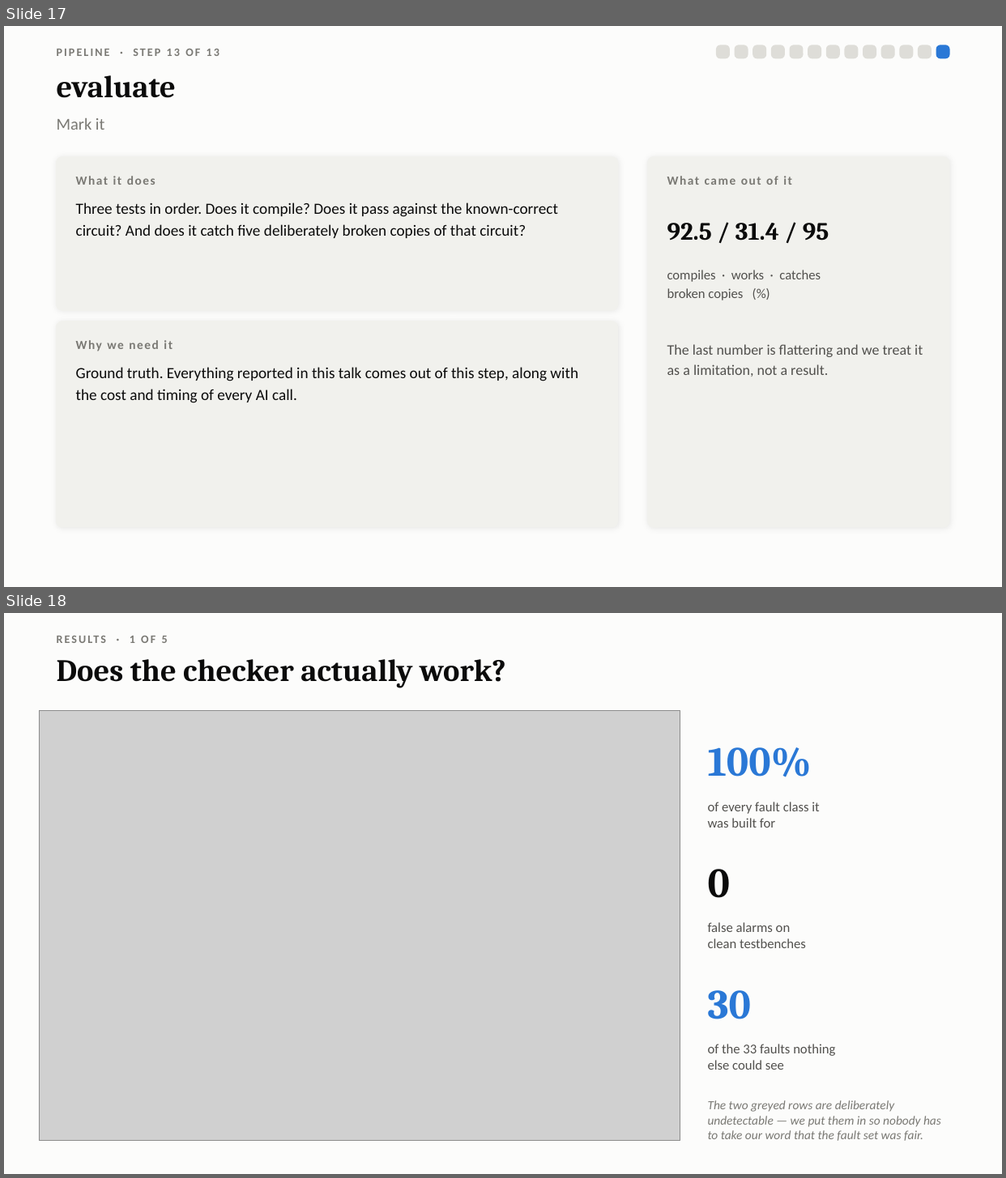
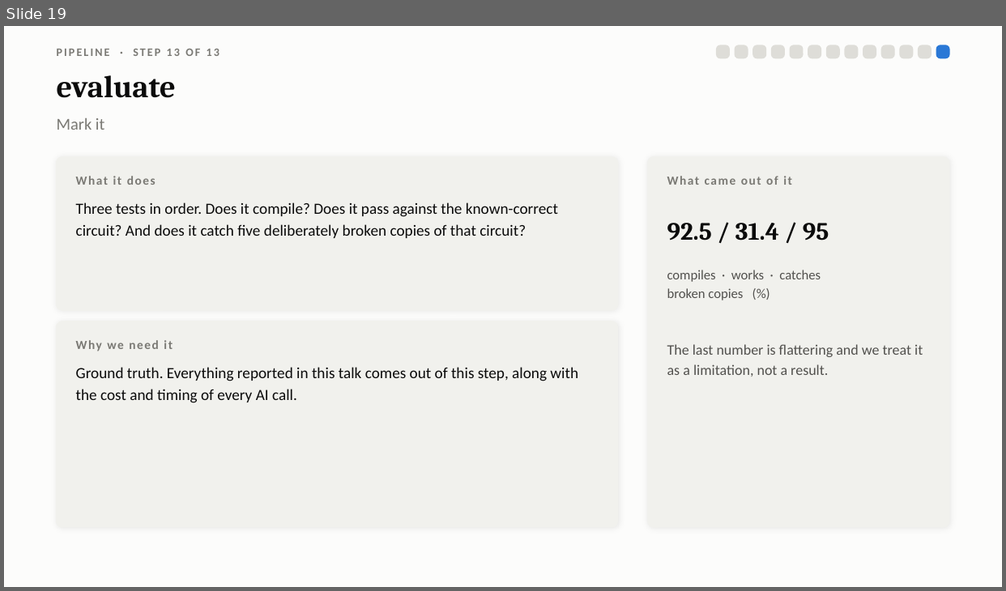
Before and after one commit to Sawaiz-zip/agentic-verilog-testbench, a slide deck: docs/presentation.pptx. Shown one above the other, each under a label of ours: slides 17 and 18 before the commit, slide 19 after it. The pictures are 1006x1178 and 1006x591 pixels, drawn with LibreOffice and Linux fonts; fonts in the diff are those of the drawing; grey boxes stand for pictures. Boxes give left, top, right and bottom in pixels: in the first picture for what was removed or moved away, otherwise in the second. Text is boxed around its words. In the diff, an @@ line names an element or a change of style, - is before the commit and + after.

```diff
--- a/docs/presentation.pptx
+++ b/docs/presentation.pptx
@@ slide 18 removed at (x1=4, y1=613, x2=1002, y2=1174), background #FCFCFB @@
@@ text removed at (x1=130, y1=636, x2=168, y2=643) @@
-RESULTS · 1 OF 5
@@ text removed at (x1=57, y1=659, x2=506, y2=688) @@
-Does the checker actually work?
@@ picture removed at (x1=39, y1=710, x2=680, y2=1141) @@
@@ text removed at (x1=708, y1=747, x2=812, y2=777) @@
-100%
@@ text removed at (x1=708, y1=802, x2=819, y2=828) @@
-of every fault class it
-was built for
@@ text removed at (x1=708, y1=869, x2=730, y2=898) @@
-0
@@ text removed at (x1=708, y1=922, x2=806, y2=948) @@
-false alarms on
-clean testbenches
@@ text removed at (x1=708, y1=990, x2=751, y2=1020) @@
-30
@@ text removed at (x1=708, y1=1044, x2=835, y2=1070) @@
-of the 33 faults nothing
-else could see
@@ text removed at (x1=708, y1=1101, x2=941, y2=1141) @@
-The two greyed rows are deliberately undetectable — we put them in so nobody has to take our word that the fault set was fair.
@@ what was slide 17 is now slide 19 @@
```
Also in this commit, not shown: 1 slide changed, 8 slides added, 3 other slides removed, 1 other file.
